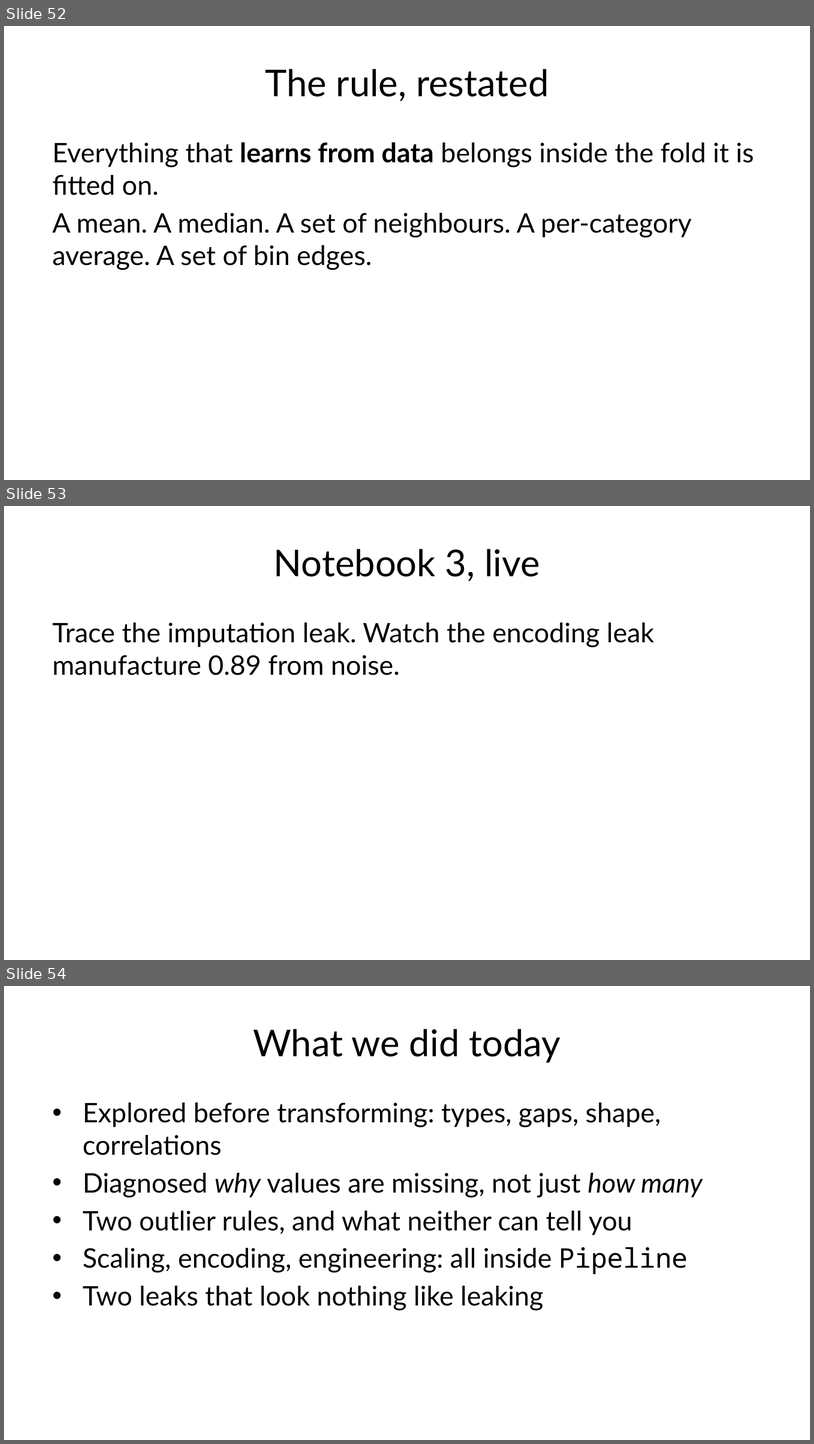
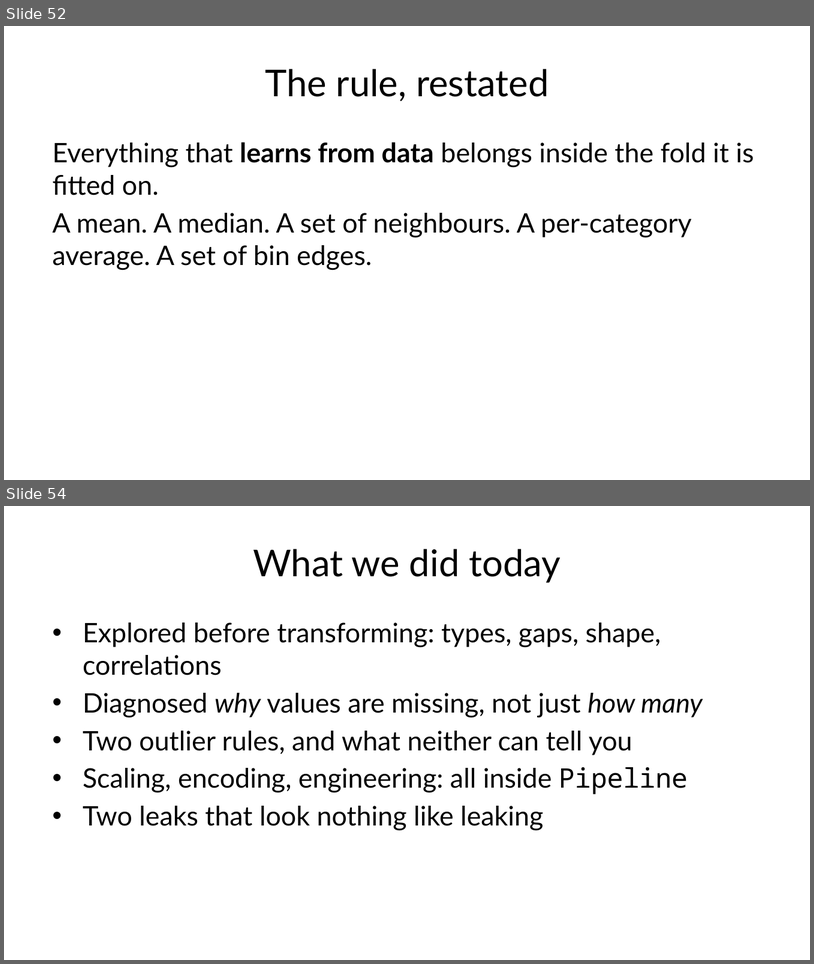
Before and after one commit to fabioantonini/technologies-for-artificial-intelligence, a slide deck: Lessons/02_data_exploration_and_preparation/Slides/data_exploration_and_preparation_slides.pptx. Shown one above the other, each under a label of ours: slides 52, 53 and 54 before the commit, slides 52 and 54 after it; the slides between them are not shown. The pictures are 814x1444 and 814x964 pixels, drawn with LibreOffice and Linux fonts; fonts in the diff are those of the drawing; background and template pictures are left out. Boxes give left, top, right and bottom in pixels: in the first picture for what was removed or moved away, otherwise in the second. Text is boxed around its words. In the diff, an @@ line names an element or a change of style, - is before the commit and + after.

```diff
--- a/Lessons/02_data_exploration_and_preparation/Slides/data_exploration_and_preparation_slides.pptx
+++ b/Lessons/02_data_exploration_and_preparation/Slides/data_exploration_and_preparation_slides.pptx
@@ slide 53 removed at <box>4,506,810,960</box>, background #FFFFFF @@
@@ title removed at <box>274,549,540,581</box> @@
-Notebook 3, live
@@ text removed at <box>53,622,654,675</box> @@
-Trace the imputation leak. Watch the encoding leak manufacture 0.89 from noise.
```
Also in this commit, not shown: 6 slides changed, 2 slides added, 1 other slide removed, 2 other files.
